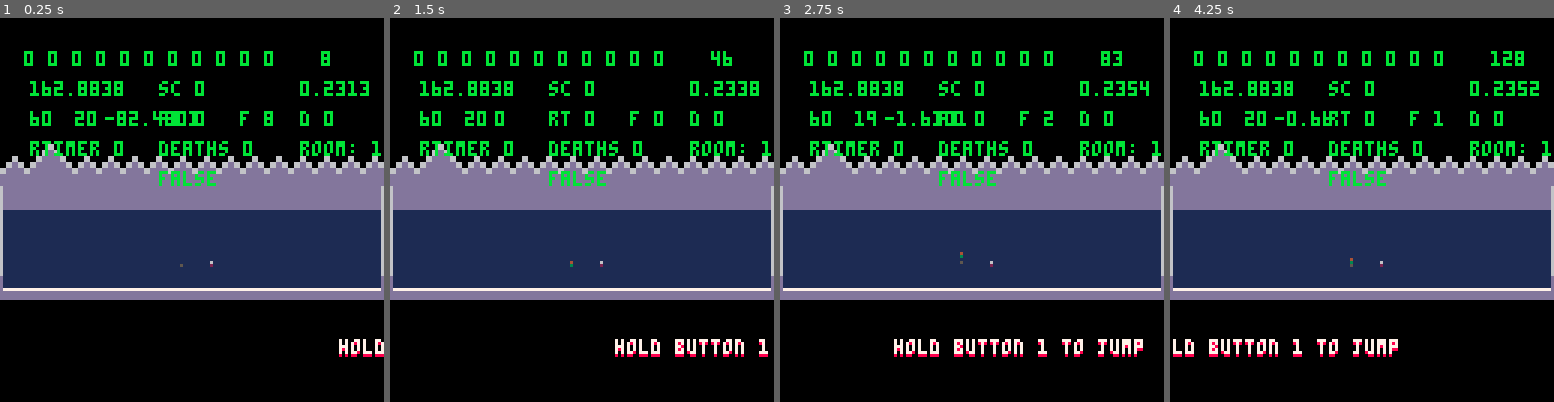
Above: before the commit, frames 1-4 (left to right).
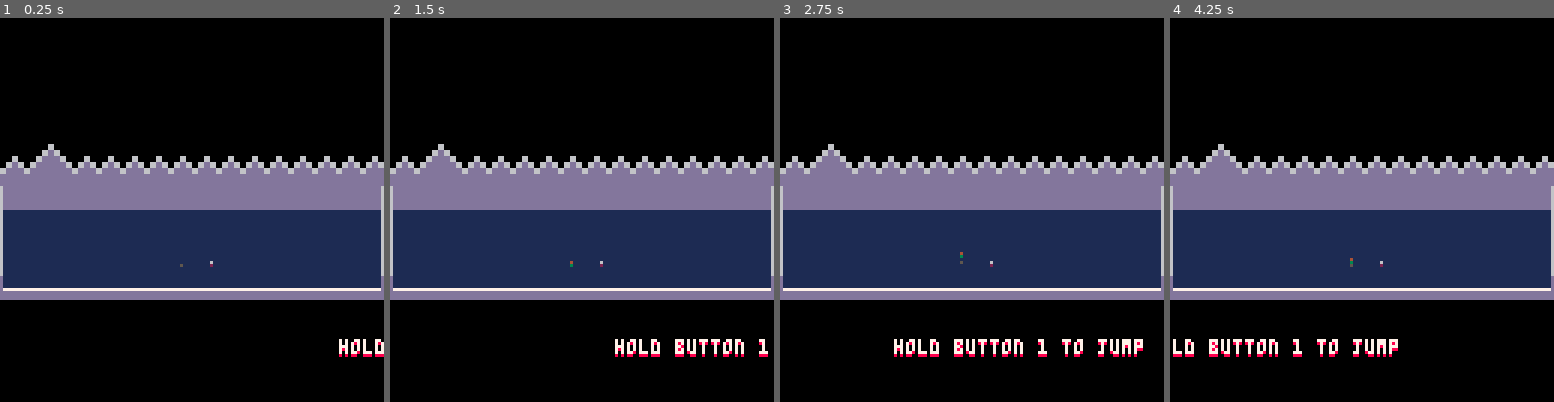
Above: after the commit, the same moments.

Repository: arnodick/tiny_parkour
Game: PICO-8 cartridge tinyp.p8
The game is run twice, just before and just after one commit, with the same random seed, the same clock (stepped at 60 frames per second) and the same inputs.
Inputs:
- Up to frame 1 (0.25 s): no input
- Up to frame 2 (1.5 s): tap X (X key) at 0.33, 1.07 s; tap O (Z key) at 0.7 s
- Up to frame 3 (2.75 s): tap O (Z key) at 1.7, 2.1, 2.5 s; tap X (X key) at 1.85 s; hold Up 2.15-2.42 s
- Up to frame 4 (4.25 s): tap O (Z key) every 0.4 s from 2.9 to 4.1 s; tap X (X key) at 2.97, 4.08 s; hold Down 3.63-3.97 s

The runs differ from the first frame. In frame 1, 4.4% of the frame differs, in the area x 6-100%, y 8-44%; in frame 2, 4.2%; in frame 3, 4.4%; in frame 4, 4.4%.

Commit message:
endgame almost done

Diff:
--- a/tinyp.p8
+++ b/tinyp.p8
@@ -3,7 +3,7 @@
 __lua__
 --tiny parkour
 --by ashley pringle
-debug=true
+debug=false
 doff=0
 function items_i(r)
 if r==2 then
@@ -279,6 +279,14 @@
 	add(parts,p)
 end
 
+function makefireworks(x,xo,y,yo)
+	sfx(20,0,-1)
+	local x=flr(rnd(x)+xo) local y=flr(rnd(y)+yo)
+	for a=1,30 do
+		makepart(x,y,4,4,flr(rnd(15)))
+	end
+end
+
 function makebubble(x,y,s,c)
 	local b={}
 	b.x=x
@@ -416,17 +424,17 @@
 	b.tk=360
 	b.text_c=1
 	b.dial={}
-	b.dial[1]="try again, mortal"
-	b.dial[2]="well done... now die"
-	b.dial[3]="i may be impressed..."
-	b.dial[4]="where did you learn parkour?"
-	b.dial[5]="better than most mortals, mortal"
-	b.dial[6]="you have become champion of parkour"
-	b.dial[7]="you have become champion of parkour"
-	b.dial[8]="you have become champion of parkour"
-	b.dial[9]="you have become champion of parkour"
-	b.dial[10]="you have become champion of parkour"
-	b.dial[11]="you have become champion of parkour"
+	b.dial[1] ="find more routes, mortal"
+	b.dial[2] ="well done... now die"
+	b.dial[3] ="i may be impressed..."
+	b.dial[4] ="where did you learn parkour?"
+	b.dial[5] ="better than most mortals, mortal"
+	b.dial[6] ="few have come this far, mortal"
+	b.dial[7] ="powerful parkour skills .."
+	b.dial[8] ="you've come a long way, mortal ..."
+	b.dial[9] ="no one has ever found this route..."
+	b.dial[10]="maybe you should stop trying"
+	b.dial[11]="impossible...."
 	add(boss,b)
 end
 
@@ -754,24 +762,33 @@
 end
 
 function doboss(b)
-	b.x=b.xs+cos(timer*1/40)*3
-	b.z=b.zs+sin(timer*1/70)*10
-	if b.r<20 then b.r+=0.5 end
-	if timer-b.t==b.ti then b.eh=0.4 sfx(18,-1,0) end
-	if timer-b.t==b.tk then
-		timescore=timer
-		sfx(20,0,-1)
-		for k,v in pairs(parts) do parts[k]=nil end
-		for a=1,20 do makepart(player[1].x,player[1].y+player[1].z,1,1,flr(rnd(6))) end
-		for k,v in pairs(player) do player[k]=nil end
-	end
-	if parts[1]==nil and player[1]==nil then
-		b.r-=1
-		if b.r<=0 then
-		room=3
-		makeroom(127,31,0,0,0,0x2000,0x0000,4096,0,0)--menu
-		changeroom(room)
-		for b=0,127 do for a=0,31 do mset(b,a,0) end end
+	if winner()!=true then
+		if player[1]!=nil then
+			b.x=b.xs+cos(timer*1/40)*3
+			b.z=b.zs+sin(timer*1/70)*10
+			if b.r<20 then b.r+=0.5 end
+			if timer-b.t==b.ti then b.eh=0.4 sfx(18,-1,0) end
+			if timer-b.t==b.tk then
+				timescore=timer
+				sfx(20,0,-1)
+				for k,v in pairs(parts) do parts[k]=nil end
+				for a=1,20 do makepart(player[1].x,player[1].y+player[1].z,1,1,flr(rnd(6))) end
+				for k,v in pairs(player) do player[k]=nil end
+			end
+		else
+			b.r-=1
+			if b.r<=0 then
+				room=3
+				makeroom(127,31,0,0,0,0x2000,0x0000,4096,0,0)--menu
+				changeroom(room)
+				for b=0,127 do for a=0,31 do mset(b,a,0) end end
+			end
+		end
+	else
+		b.r=20
+		b.z+=0.1
+		if parts[1]==nil then
+			makefireworks(40,b.x-20,40,b.z-20)
 		end
 	end
 end
@@ -877,6 +894,7 @@
 		local m=flr((timescore/30)/60)
 		local s=(timescore/30)-m*60
 		local z="" if s<10 then z="0" end
+		print("route "..route,20,21,7)
 		print("time: "..m..":"..z..s,20,31,7)
 		print("deaths: "..deaths,20,41,7)
 		print("press button to continue",20,61,8)
@@ -933,35 +951,34 @@
 
 function drawboss(b)
 	pal(4,4+flr(rnd(3)),1)
-	local t={}
-	t[1]="you've come this way "..dget(route-1).." times"
-	t[2]="find a new route tiny mortal"
-	if dget(route-1)>1 then
-		b.text_c=drawtext(t,(128-#t[1]/2)-timer%255,b.z+30,b.text_c,1,2,1)
-	else
-		t[1]="you completed route "..route
-		t[2]=b.dial[route]
-		b.text_c=drawtext(t,(128-#t[1]/2)-timer%255,b.z+30,b.text_c,1,2,1)
---		for a=1,#t do
---		print(sub(t,a,a),(128-#t/2)-timer%256+a*4,b.z+30+(sin((timer+a)/20)*3),8)
---		print(sub(t,a,a),(128-#t/2)-timer%256+a*4,b.z+31+(cos((timer+a)/20)*3),7)
---		end
-	end
 	circfill(b.x,b.z,b.r,12)
 	circ(b.x,b.z,b.r,3)
 	rectfill(b.x-b.r,b.z-b.r/2,b.x+b.r,b.z,1)
 	rectfill(b.x+0.3*b.r,b.z-0.5*b.r,b.x+0.5*b.r,b.z+b.eh*b.r,4)
 	rectfill(b.x-0.3*b.r,b.z-0.5*b.r,b.x-0.5*b.r,b.z+b.eh*b.r,4)
 	rectfill(b.x-0.2*b.r,b.z+0.4*b.r,b.x+0.2*b.r,b.z+0.6*b.r+(cos(timer*1/40)),0)
-	if player[1]!=nil then
-	if timer-b.t>b.ti then
-		line(b.x-0.3*b.r,b.z,player[1].x,player[1].y+player[1].z,4)
-		line(b.x+0.3*b.r,b.z,player[1].x,player[1].y+player[1].z,4)
-	end
-	end
---	if timescore>0 then
---		print("time: "..timescore,b.x,b.z,8)
---	end
+	local t={}
+	if winner()!=true then
+		t[1]="you've come this way "..dget(route-1).." times"
+		t[2]="find a new route tiny mortal"
+		if dget(route-1)>1 then
+			--b.text_c=drawtext(t,(128-#t[1]/2)-timer%255,b.z+30,b.text_c,1,2,1)
+		else
+			t[1]="you completed route "..route
+			t[2]=b.dial[route]
+			--b.text_c=drawtext(t,(128-#t[1]/2)-timer%255,b.z+30,b.text_c,1,2,1)
+		end
+		if player[1]!=nil then
+		if timer-b.t>b.ti then
+			line(b.x-0.3*b.r,b.z,player[1].x,player[1].y+player[1].z,4)
+			line(b.x+0.3*b.r,b.z,player[1].x,player[1].y+player[1].z,4)
+		end
+		end
+	else
+		t[1]="noooooooo0000000000000000"
+		t[2]="you're god of parkour now"
+	end
+	b.text_c=drawtext(t,(128-#t[1]/2)-timer%255,b.z+30,b.text_c,1,2,1)
 end
 
 function drawmenu(m)
@@ -973,8 +990,8 @@
 
 function _init()
 	cartdata("ap_tinyp")
-	win=winner()
-	for a=0,10 do dset(a,0) end
+--	for a=0,10 do dset(a,0) end
+--	for a=1,10 do dset(a,1) end
 	rooms={}
 	room=1
 	makeroom(127,31,6,12,1,0x2000,0x0000,4096,60,20)--intro
@@ -1074,13 +1091,13 @@
 		print(p.x,10,cam+r.h-30+doff,11)
 		print(p.y,25,cam+r.h-30+doff,11)
 		print(p.z,35,cam+r.h-30+doff,11)
-		print("f "..p.fall,80,cam+r.h-30+doff,11)
+--		print("f "..p.fall,80,cam+r.h-30+doff,11)
 		end
 		print("sc "..score,r.w/2-10,cam+r.h-40+doff,11)
 		print("rt "..route,r.w/2-10,cam+r.h-30+doff,11)
-		print("rtimer "..rtimer,10,cam+r.h-20+doff,11)
+--		print("rtimer "..rtimer,10,cam+r.h-20+doff,11)
 		print("deaths "..deaths,53,cam+r.h-20+doff,11)
-		print(win,53,cam+r.h-10+doff,11)
+--		print(win,53,cam+r.h-10+doff,11)
 --		print("timescore "..timescore,53,cam+r.h-10+doff,11)
 		print("d "..dget(63),100,cam+r.h-30+doff,11)
 --		print(#items,10,-10,11)
@@ -1110,11 +1127,7 @@
 			if timer<500 then
 			if parts[1]==nil then
 			if timer%flr(rnd(120))==0 then
-				local x=flr(rnd(127)) local y=flr(rnd(30)-40)
-				for a=1,30 do
-					sfx(20,0,-1)
-					makepart(x,y,4,4,flr(rnd(15)))
-				end
+				makefireworks(127,0,30,-40)
 			end
 			end
 			end
